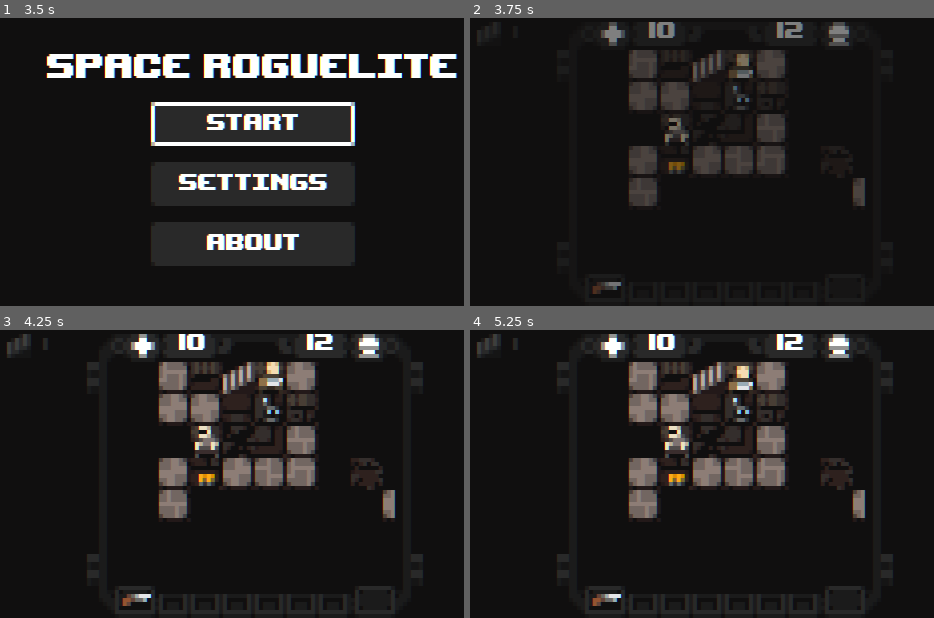
Above: before the commit, frames 1-4 (two rows, left to right).
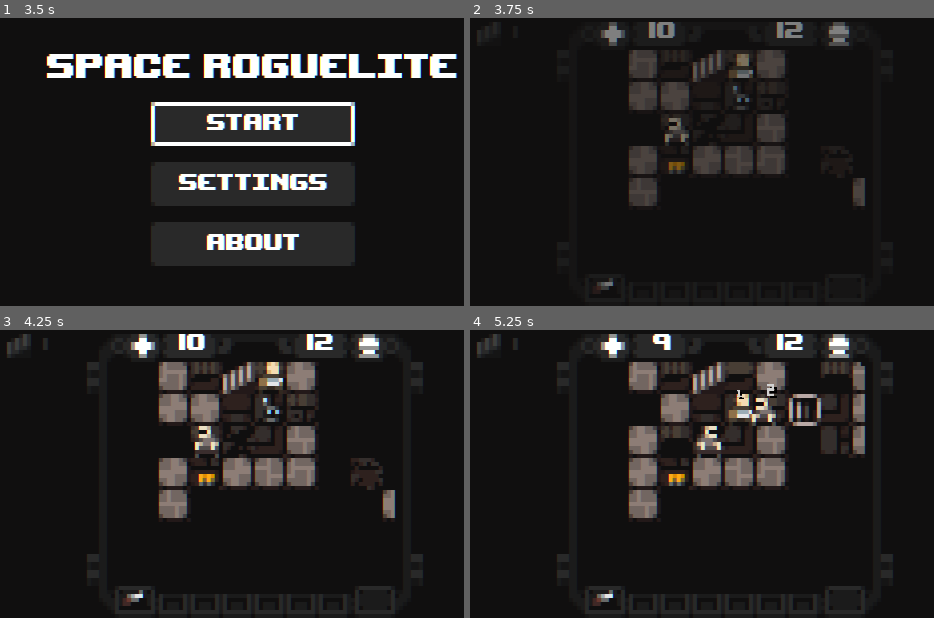
Above: after the commit, the same moments.

Repository: PavelProvotorov/Godot-Terminus-Roguelike
Game: Godot game, scene res://Scenes/Main.tscn
The game is run twice, just before and just after one commit, with the same random seed, the same clock (stepped at 60 frames per second) and the same inputs. Sound files missing from this copy of the repository are replaced by a short silence.
Inputs:
- Up to frame 1 (3.5 s): click "Start" at 0.5 s; click "Start" at 1.25 s; click "Settings" at 2 s; click "About" at 2.75 s
- Up to frame 2 (3.75 s): tap Enter at 3.5 s; hold Right (ui_right) from 3.53 s (still down); tap R (ui_read, bound only after the commit) at 3.6 s
- Up to frame 3 (4.25 s): keep holding Right (ui_right)
- Up to frame 4 (5.25 s): tap Space at 4.25 s; release Right (ui_right) at 4.28 s; hold Down (ui_down) 4.28-5.03 s; tap R (ui_read, bound only after the commit) at 4.35, 5.1 s; hold Right (ui_right) from 5.03 s (still down)

Frame 1 is identical in both runs. In frame 2, 0.1% of the frame differs, in the area x 26-33%, y 90-96%; in frame 3, 0.2%; in frame 4, 7.2%, in the area x 26-86%, y 1-96%.

Commit message:
Item Descriptions
- Added item interaction that allows reading description

Diff:
--- a/Scripts/Data.gd
+++ b/Scripts/Data.gd
@@ -239,7 +239,7 @@
 	6: {
 		"SETTINGS": {
 			"Visibility": 6,
-			"Music": "sfx_level_0"
+			"Music": "sfx_level_2"
 		},
 		"LEVELS": {
 			"Level_2": 100
@@ -279,7 +279,7 @@
 	7: {
 		"SETTINGS": {
 			"Visibility": 6,
-			"Music": "sfx_level_0"
+			"Music": "sfx_level_2"
 		},
 		"LEVELS": {
 			"Level_2": 100
@@ -320,7 +320,7 @@
 	8: {
 		"SETTINGS": {
 			"Visibility": 6,
-			"Music": "sfx_level_0"
+			"Music": "sfx_level_2"
 		},
 		"LEVELS": {
 			"Level_2": 100
@@ -361,7 +361,7 @@
 	9: {
 		"SETTINGS": {
 			"Visibility": 6,
-			"Music": "sfx_level_0"
+			"Music": "sfx_level_2"
 		},
 		"LEVELS": {
 			"Level_2": 100
@@ -402,7 +402,7 @@
 	10: {
 		"SETTINGS": {
 			"Visibility": 6,
-			"Music": "sfx_level_0"
+			"Music": "sfx_level_2"
 		},
 		"LEVELS": {
 			"Level_2": 100
@@ -443,7 +443,7 @@
 	11: {
 		"SETTINGS": {
 			"Visibility": 5,
-			"Music": "sfx_level_0"
+			"Music": "sfx_level_2"
 		},
 		"LEVELS": {
 			"Level_3": 100
@@ -483,7 +483,7 @@
 	12: {
 		"SETTINGS": {
 			"Visibility": 5,
-			"Music": "sfx_level_0"
+			"Music": "sfx_level_2"
 		},
 		"LEVELS": {
 			"Level_3": 100
@@ -523,7 +523,7 @@
 	13: {
 		"SETTINGS": {
 			"Visibility": 5,
-			"Music": "sfx_level_0"
+			"Music": "sfx_level_2"
 		},
 		"LEVELS": {
 			"Level_3": 100
@@ -563,7 +563,7 @@
 	14: {
 		"SETTINGS": {
 			"Visibility": 5,
-			"Music": "sfx_level_0"
+			"Music": "sfx_level_2"
 		},
 		"LEVELS": {
 			"Level_3": 100
@@ -603,7 +603,7 @@
 	15: {
 		"SETTINGS": {
 			"Visibility": 5,
-			"Music": "sfx_level_0"
+			"Music": "sfx_level_2"
 		},
 		"LEVELS": {
 			"Level_3": 100
@@ -643,7 +643,7 @@
 	16: {
 		"SETTINGS": {
 			"Visibility": 4,
-			"Music": "sfx_level_0"
+			"Music": "sfx_level_3"
 		},
 		"LEVELS": {
 			"Level_4": 100
@@ -684,7 +684,7 @@
 	17: {
 		"SETTINGS": {
 			"Visibility": 4,
-			"Music": "sfx_level_0"
+			"Music": "sfx_level_3"
 		},
 		"LEVELS": {
 			"Level_4": 100
@@ -725,7 +725,7 @@
 	18: {
 		"SETTINGS": {
 			"Visibility": 4,
-			"Music": "sfx_level_0"
+			"Music": "sfx_level_3"
 		},
 		"LEVELS": {
 			"Level_4": 100
@@ -766,7 +766,7 @@
 	19: {
 		"SETTINGS": {
 			"Visibility": 4,
-			"Music": "sfx_level_0"
+			"Music": "sfx_level_3"
 		},
 		"LEVELS": {
 			"Level_4": 100
@@ -807,7 +807,7 @@
 	20: {
 		"SETTINGS": {
 			"Visibility": 4,
-			"Music": "sfx_level_0"
+			"Music": "sfx_level_3"
 		},
 		"LEVELS": {
 			"Level_4": 100
--- a/Scripts/Sound.gd
+++ b/Scripts/Sound.gd
@@ -2,8 +2,9 @@
 
 onready var sfx_blink = preload("res://Sounds/sfx_blink.mp3")
 onready var sfx_exit = preload("res://Sounds/sfx_exit.mp3")
-onready var sfx_level_0 = preload("res://Sounds/sfx_level_0.mp3")
 onready var sfx_level_1 = preload("res://Sounds/sfx_level_1.mp3")
+onready var sfx_level_2 = preload("res://Sounds/sfx_level_2.mp3")
+onready var sfx_level_3 = preload("res://Sounds/sfx_level_3.mp3")
 onready var sfx_pickup = preload("res://Sounds/sfx_pickup.mp3")
 onready var sfx_move = preload("res://Sounds/sfx_move.mp3")
 onready var sfx_spit = preload("res://Sounds/sfx_spit.mp3")
@@ -11,6 +12,9 @@
 onready var sfx_shoot_1 = preload("res://Sounds/sfx_shoot_1.mp3")
 onready var sfx_shoot_2 = preload("res://Sounds/sfx_shoot_2.mp3")
 onready var sfx_shoot_3 = preload("res://Sounds/sfx_shoot_3.mp3")
+
+onready var sfx_shoot_4 = preload("res://Sounds/sfx_shoot_4.mp3")
+
 onready var sfx_hit_0 = preload("res://Sounds/sfx_hit_0.mp3")
 onready var sfx_punch_0 = preload("res://Sounds/sfx_punch_0.mp3")
 onready var sfx_noammo = preload("res://Sounds/sfx_noammo.mp3")
--- a/Scripts/classes/Item2D.gd
+++ b/Scripts/classes/Item2D.gd
@@ -7,6 +7,7 @@
 onready var item_name:String
 onready var item_parent = Global.LEVEL_LAYER_LOGIC
 onready var ammo_count:int
+onready var item_text = null
 
 # READY
 #---------------------------------------------------------------------------------------
@@ -104,5 +105,11 @@
 	else:
 		return false
 
+func on_action_read():
+	if item_text != null:
+		item_display_text(self,item_text)
+	else:
+		pass
+
 func get_idle_frame():
 	yield(get_tree(),"idle_frame")
--- a/Scripts/items/Adrenalin.gd
+++ b/Scripts/items/Adrenalin.gd
@@ -1,6 +1,6 @@
 extends Item2D
 
-var stat_melee_dmg = 1
+onready var stat_melee_dmg = 1
 
 # READY
 #---------------------------------------------------------------------------------------
@@ -30,3 +30,6 @@
 
 func on_action_tick():
 	pass
+
+func on_action_read():
+	pass
--- a/Scripts/items/Ammo.gd
+++ b/Scripts/items/Ammo.gd
@@ -6,6 +6,7 @@
 	randomize()
 	ammo_count = randi()%4+2
 	item_name = "Ammo"
+	item_text = "This is ammo \n hahahah"
 	NODE_NAME.set_text(item_name)
 	pass
 
--- a/Scripts/items/AssaultRifle.gd
+++ b/Scripts/items/AssaultRifle.gd
@@ -1,9 +1,10 @@
 extends Item2D
 
-var sound_on_ranged = Sound.sfx_shoot_2
-var stat_ranged_dmg = 2
-var stat_shoot_count = 3
-var stat_range = 4
+#var sound_on_ranged = Sound.
+onready var sound_on_ranged = Sound.sfx_shoot_4
+onready var stat_ranged_dmg = 2
+onready var stat_shoot_count = 3
+onready var stat_range = 4
 
 # READY
 #---------------------------------------------------------------------------------------
@@ -25,3 +26,6 @@
 
 func on_action_shoot():
 	pass
+
+func on_action_read():
+	pass
--- a/Scripts/items/BigDan001.gd
+++ b/Scripts/items/BigDan001.gd
@@ -1,6 +1,4 @@
 extends Item2D
-
-onready var item_text
 
 # READY
 #---------------------------------------------------------------------------------------
@@ -26,3 +24,6 @@
 
 func on_action_tick():
 	pass
+
+func on_action_read():
+	pass
--- a/Scripts/items/Grenade.gd
+++ b/Scripts/items/Grenade.gd
@@ -1,8 +1,8 @@
 extends Item2D
 
-var sound_on_throw = Sound.sfx_explosion_0
-var stat_throwable_range = 3
-var stat_dmg = 8
+onready var sound_on_throw = Sound.sfx_explosion_0
+onready var stat_throwable_range = 3
+onready var stat_dmg = 8
 
 # READY
 #---------------------------------------------------------------------------------------
@@ -34,3 +34,6 @@
 
 func on_action_tick():
 	pass
+
+func on_action_read():
+	pass
--- a/Scripts/items/HuntingRifle.gd
+++ b/Scripts/items/HuntingRifle.gd
@@ -1,9 +1,9 @@
 extends Item2D
 
-var sound_on_ranged = Sound.sfx_shoot_3
-var stat_ranged_dmg = 3
-var stat_shoot_count = 1
-var stat_range = 4
+onready var sound_on_ranged = Sound.sfx_shoot_3
+onready var stat_ranged_dmg = 3
+onready var stat_shoot_count = 1
+onready var stat_range = 4
 
 # READY
 #---------------------------------------------------------------------------------------
@@ -25,3 +25,6 @@
 
 func on_action_shoot():
 	pass
+
+func on_action_read():
+	pass
--- a/Scripts/items/Medkit.gd
+++ b/Scripts/items/Medkit.gd
@@ -1,6 +1,6 @@
 extends Item2D
 
-var count
+onready var count
 
 # READY
 #---------------------------------------------------------------------------------------
@@ -26,3 +26,6 @@
 
 func on_action_tick():
 	pass
+
+func on_action_read():
+	pass
--- a/Scripts/items/Pistol.gd
+++ b/Scripts/items/Pistol.gd
@@ -1,9 +1,9 @@
 extends Item2D
 
-var sound_on_ranged = Sound.sfx_shoot_0
-var stat_ranged_dmg = 3
-var stat_shoot_count = 1
-var stat_range = 3
+onready var sound_on_ranged = Sound.sfx_shoot_0
+onready var stat_ranged_dmg = 3
+onready var stat_shoot_count = 1
+onready var stat_range = 3
 
 # READY
 #---------------------------------------------------------------------------------------
@@ -31,3 +31,6 @@
 	else:
 		pass
 	pass
+
+func on_action_read():
+	pass
--- a/Scripts/items/SawnOff.gd
+++ b/Scripts/items/SawnOff.gd
@@ -1,9 +1,9 @@
 extends Item2D
 
-var sound_on_ranged = Sound.sfx_shoot_1
-var stat_ranged_dmg = 6
-var stat_shoot_count = 1
-var stat_range = 1
+onready var sound_on_ranged = Sound.sfx_shoot_1
+onready var stat_ranged_dmg = 6
+onready var stat_shoot_count = 1
+onready var stat_range = 1
 
 # READY
 #---------------------------------------------------------------------------------------
@@ -25,3 +25,6 @@
 
 func on_action_shoot():
 	pass
+
+func on_action_read():
+	pass
--- a/Scripts/items/Shotgun.gd
+++ b/Scripts/items/Shotgun.gd
@@ -1,9 +1,9 @@
 extends Item2D
 
-var sound_on_ranged = Sound.sfx_shoot_1
-var stat_ranged_dmg = 3
-var stat_shoot_count = 1
-var stat_range = 2
+onready var sound_on_ranged = Sound.sfx_shoot_1
+onready var stat_ranged_dmg = 3
+onready var stat_shoot_count = 1
+onready var stat_range = 2
 
 # READY
 #---------------------------------------------------------------------------------------
@@ -25,3 +25,6 @@
 
 func on_action_shoot():
 	pass
+
+func on_action_read():
+	pass
--- a/Scripts/items/SniperRifle.gd
+++ b/Scripts/items/SniperRifle.gd
@@ -1,9 +1,9 @@
 extends Item2D
 
-var sound_on_ranged = Sound.sfx_shoot_3
-var stat_ranged_dmg = 4
-var stat_shoot_count = 1
-var stat_range = 5
+onready var sound_on_ranged = Sound.sfx_shoot_3
+onready var stat_ranged_dmg = 4
+onready var stat_shoot_count = 1
+onready var stat_range = 5
 
 # READY
 #---------------------------------------------------------------------------------------
@@ -25,3 +25,6 @@
 
 func on_action_shoot():
 	pass
+
+func on_action_read():
+	pass
--- a/Scripts/items/Steroids.gd
+++ b/Scripts/items/Steroids.gd
@@ -1,6 +1,6 @@
 extends Item2D
 
-var stat_melee_dmg = 1
+onready var stat_melee_dmg = 1
 
 # READY
 #---------------------------------------------------------------------------------------
@@ -30,3 +30,6 @@
 
 func on_action_tick():
 	pass
+
+func on_action_read():
+	pass
--- a/Scripts/items/SubmachineGun.gd
+++ b/Scripts/items/SubmachineGun.gd
@@ -1,9 +1,9 @@
 extends Item2D
 
-var sound_on_ranged = Sound.sfx_shoot_2
-var stat_ranged_dmg = 2
-var stat_shoot_count = 2
-var stat_range = 3
+onready var sound_on_ranged = Sound.sfx_shoot_2
+onready var stat_ranged_dmg = 2
+onready var stat_shoot_count = 2
+onready var stat_range = 3
 
 # READY
 #---------------------------------------------------------------------------------------
@@ -25,3 +25,6 @@
 
 func on_action_shoot():
 	pass
+
+func on_action_read():
+	pass
--- a/Scripts/items/TacticalShotgun.gd
+++ b/Scripts/items/TacticalShotgun.gd
@@ -1,9 +1,9 @@
 extends Item2D
 
-var sound_on_ranged = Sound.sfx_shoot_1
-var stat_ranged_dmg:int = 4
-var stat_shoot_count:int = 1
-var stat_range:int = 2
+onready var sound_on_ranged = Sound.sfx_shoot_1
+onready var stat_ranged_dmg:int = 4
+onready var stat_shoot_count:int = 1
+onready var stat_range:int = 2
 
 # READY
 #---------------------------------------------------------------------------------------
@@ -22,3 +22,9 @@
 	item_action_add_ammo(ammo_count,self)
 	weapon_add_to_inventory(self,Global.NODE_PLAYER.position)
 	pass
+
+func on_action_shoot():
+	pass
+
+func on_action_read():
+	pass
--- a/Scripts/items/Teleport.gd
+++ b/Scripts/items/Teleport.gd
@@ -1,6 +1,6 @@
 extends Item2D
 
-var stat_melee_dmg = 1
+onready var stat_melee_dmg = 1
 
 # READY
 #---------------------------------------------------------------------------------------
@@ -34,3 +34,6 @@
 
 func on_action_tick():
 	pass
+
+func on_action_read():
+	pass
--- a/Scripts/mobs/Player.gd
+++ b/Scripts/mobs/Player.gd
@@ -16,6 +16,7 @@
 	UI_SHOOT = "ui_shoot",
 	UI_SKIP  = "ui_skip",
 	UI_SPACE = "ui_space",
+	UI_READ = "ui_read",
 	UI_1 = "ui_1",
 	UI_2 = "ui_2",
 	UI_3 = "ui_3",
@@ -103,6 +104,7 @@
 					if input == INPUT_LIST.UI_LEFT:  action_collision_check(Vector2.LEFT)
 					if input == INPUT_LIST.UI_RIGHT: action_collision_check(Vector2.RIGHT)
 					if input == INPUT_LIST.UI_PICK:  action_interact(Vector2(0,0))
+					if input == INPUT_LIST.UI_READ:  action_read(Vector2(0,0))
 					if input == INPUT_LIST.UI_SKIP:
 #						action_textlog()
 						turn_count = stat_speed
@@ -149,7 +151,8 @@
 
 func action_targets_check_shoot():
 	PLAYER_ACTION_INPUT = true
-	PLAYER_ACTION_SHOOT = true
+	PLAYER_ACTION_SHOOT = false
+	var ready_to_shoot:bool = false
 	var visibility_level = Data.LEVEL_DATA[Global.LEVEL_COUNT].get("SETTINGS")["Visibility"]
 	var directons = Global.DIRECTION_LIST
 
@@ -168,11 +171,23 @@
 	for direction in directons:
 		NODE_RAYCAST_COLLIDE.cast_to = ((direction*grid_size)*min(visibility_level,min(equiped_weapon.stat_range,stat_visibility)))
 		NODE_RAYCAST_COLLIDE.force_raycast_update()
-		if NODE_RAYCAST_COLLIDE.is_colliding() == true :
+		if NODE_RAYCAST_COLLIDE.is_colliding() == true:
 			var collider = NODE_RAYCAST_COLLIDE.get_collider()
 			if collider.get_class() == "KinematicBody2D":
 				collider.NODE_ANIMATED_SPRITE_TARGET.visible = true
-	NODE_ANIMATED_SPRITE.set_animation(ANIMATIONS.RANGED)
+				ready_to_shoot = true
+
+	# Player OK to shoot
+	if ready_to_shoot == true:
+		NODE_ANIMATED_SPRITE.set_animation(ANIMATIONS.RANGED)
+		PLAYER_ACTION_SHOOT = true
+
+	# Player NOT OK to shoot
+	elif ready_to_shoot == false:
+		spawn_text("out of range",self.position/grid_size,Color.white,0.0)
+		Sound.sound_spawn(Global.NODE_SOUNDS,sound_on_noammo,self.position/grid_size)
+
+#	NODE_ANIMATED_SPRITE.set_animation(ANIMATIONS.RANGED)
 	NODE_RAYCAST_COLLIDE.clear_exceptions()
 	PLAYER_ACTION_INPUT = false
 	pass
@@ -296,6 +311,23 @@
 						collider.on_action_pickup()
 	PLAYER_ACTION_INPUT = false
 
+func action_read(direction):
+	PLAYER_ACTION_INPUT = true
+	NODE_RAYCAST_COLLIDE.cast_to = (direction)
+	NODE_RAYCAST_COLLIDE.force_raycast_update()
+
+	if NODE_RAYCAST_COLLIDE.is_colliding() == true:
+		var collider = NODE_RAYCAST_COLLIDE.get_collider()
+		if collider.get_class() == "StaticBody2D":
+			# Regular item
+			if collider.is_in_group(Global.GROUPS.ITEM) == true and collider.is_in_group(Global.GROUPS.TEXTLOG) == false:
+						collider.on_action_read()
+			# Textlog item
+			if collider.is_in_group(Global.GROUPS.ITEM) == true and collider.is_in_group(Global.GROUPS.TEXTLOG) == true:
+						collider.on_action_read()
+	PLAYER_ACTION_INPUT = false
+	pass
+
 func action_move(direction):
 	var cellA = NODE_MAIN.position
 	var cellB = NODE_MAIN.position + (direction * grid_size)
@@ -436,7 +468,9 @@
 
 func player_to_default():
 	Global.NODE_UI_INVENTORY.clear_inventory()
-	self.equiped_weapon = Data.shotgun.instance()
+	self.equiped_weapon = Data.pistol.instance()
+#	self.equiped_weapon = Data.shotgun.instance()
+#	self.equiped_weapon = Data.assault_rifle.instance()
 	self.equiped_weapon.weapon_replace_in_inventory(equiped_weapon)
 	self.NODE_ANIMATED_SPRITE.visible = true
 	self.stat_health = 10
--- a/project.godot
+++ b/project.godot
@@ -128,6 +128,11 @@
 "events": [ Object(InputEventKey,"resource_local_to_scene":false,"resource_name":"","device":0,"alt":false,"shift":false,"control":false,"meta":false,"command":false,"pressed":false,"scancode":32,"physical_scancode":0,"unicode":0,"echo":false,"script":null)
  ]
 }
+ui_read={
+"deadzone": 0.5,
+"events": [ Object(InputEventKey,"resource_local_to_scene":false,"resource_name":"","device":0,"alt":false,"shift":false,"control":false,"meta":false,"command":false,"pressed":false,"scancode":82,"physical_scancode":0,"unicode":0,"echo":false,"script":null)
+ ]
+}
 
 [network]
 
Not shown, removed: Sounds/sfx_level_0.mp3.import
Not shown, added: Sounds/sfx_level_2.mp3.import
Not shown, added: Sounds/sfx_level_3.mp3.import
Not shown, added: Sounds/sfx_shoot_4.mp3.import
Not shown, changed: Sounds/sfx_level_0.mp3
Not shown, added: Sounds/sfx_level_2.mp3
Not shown, added: Sounds/sfx_level_3.mp3
Not shown, changed: Sounds/sfx_shoot_0.mp3
Not shown, added: Sounds/sfx_shoot_4.mp3
